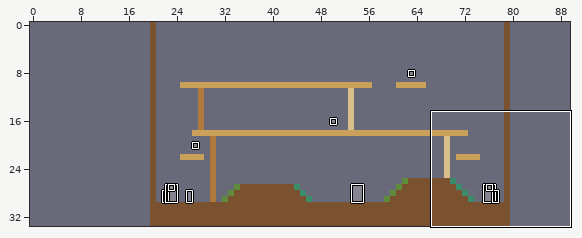
Two versions of a level (LDtk project, editor/fixtures/ldtk-verdant/world.ldtk). The picture above shows the old version from afar; the outline marks the close-up.
Close-up. Before:
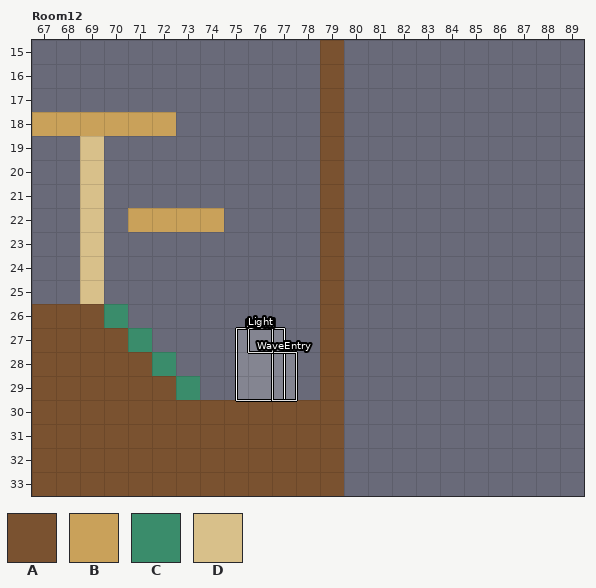
Cells are 16x16 px. Shown: Room12 x 67..89, y 15..33. The commit also changed other parts of the map, which this record leaves out. The old version is drawn lined up with the new one.
Key: from "Collision": A 1 "solid", B 2 "oneWay", C 4 "slopeDown", D 5 "rope".
_ is an empty cell.
Objects are placed by their top-left corner, in cells (3,4 is the top-left corner of cell 3,4); size is 1x1 cell unless given.
Layers that did not change in this view are not listed.
Layer "Collision" before, first column x 67:
15 ____________A__________
16 ____________A__________
17 ____________A__________
18 BBBBBB______A__________
19 __D_________A__________
20 __D_________A__________
21 __D_________A__________
22 __D_BBBB____A__________
23 __D_________A__________
24 __D_________A__________
25 __D_________A__________
26 AAAC________A__________
27 AAAAC_______A__________
28 AAAAAC______A__________
29 AAAAAAC_____A__________
30 AAAAAAAAAAAAA__________
31 AAAAAAAAAAAAA__________
32 AAAAAAAAAAAAA__________
33 AAAAAAAAAAAAA__________
Objects on layer "Entities" before:
"Portal" rectangle at 75.5,27 size 2x3
"WaveEntry" rectangle at 77,28 size 1x2
"Light" rectangle at 76,27
And afterwards:
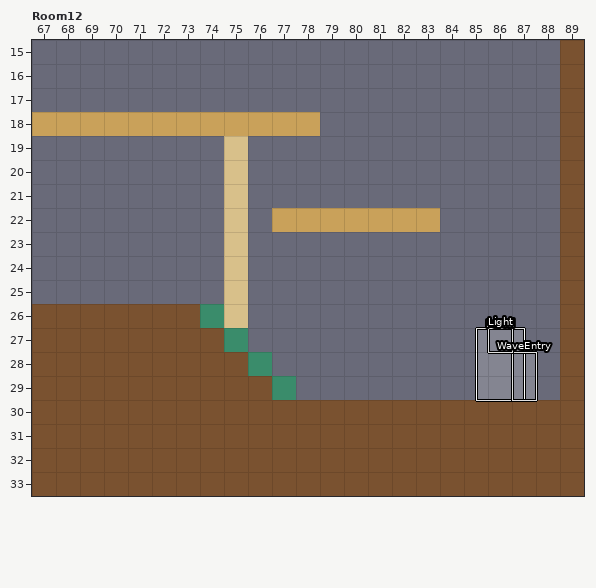
Changes in this commit:
map size 60x34 -> 90x34 cells (old content now starts at 20,0; both pictures use the new coordinates)
Layer "Collision":
y 15..17: x 79 A -> _; x 89 _ -> A
y 18: x 73..79 ______A -> BBBBBB_; x 89 _ -> A
y 19..21: x 69 D -> _; x 75 _ -> D; x 79 A -> _; x 89 _ -> A
y 22: x 69 D -> _; x 71..75 BBBB_ -> ____D; x 77..83 __A____ -> BBBBBBB; x 89 _ -> A
y 23..25: x 69 D -> _; x 75 _ -> D; x 79 A -> _; x 89 _ -> A
y 26: x 70..75 C_____ -> AAAACD; x 79 A -> _; x 89 _ -> A
y 27: x 71..75 C____ -> AAAAC; x 79 A -> _; x 89 _ -> A
y 28: x 72..76 C____ -> AAAAC; x 79 A -> _; x 89 _ -> A
y 29: x 73..77 C____ -> AAAAC; x 79 A -> _; x 89 _ -> A
y 30..33: x 80..89 __________ -> AAAAAAAAAA
Layer "Entities":
changed: "Portal" rectangle at 75.5,27 size 2x3 -> "Portal" rectangle at 85.5,27 size 2x3
changed: "WaveEntry" rectangle at 77,28 size 1x2 -> "WaveEntry" rectangle at 87,28 size 1x2
changed: "Light" rectangle at 76,27 -> "Light" rectangle at 86,27
